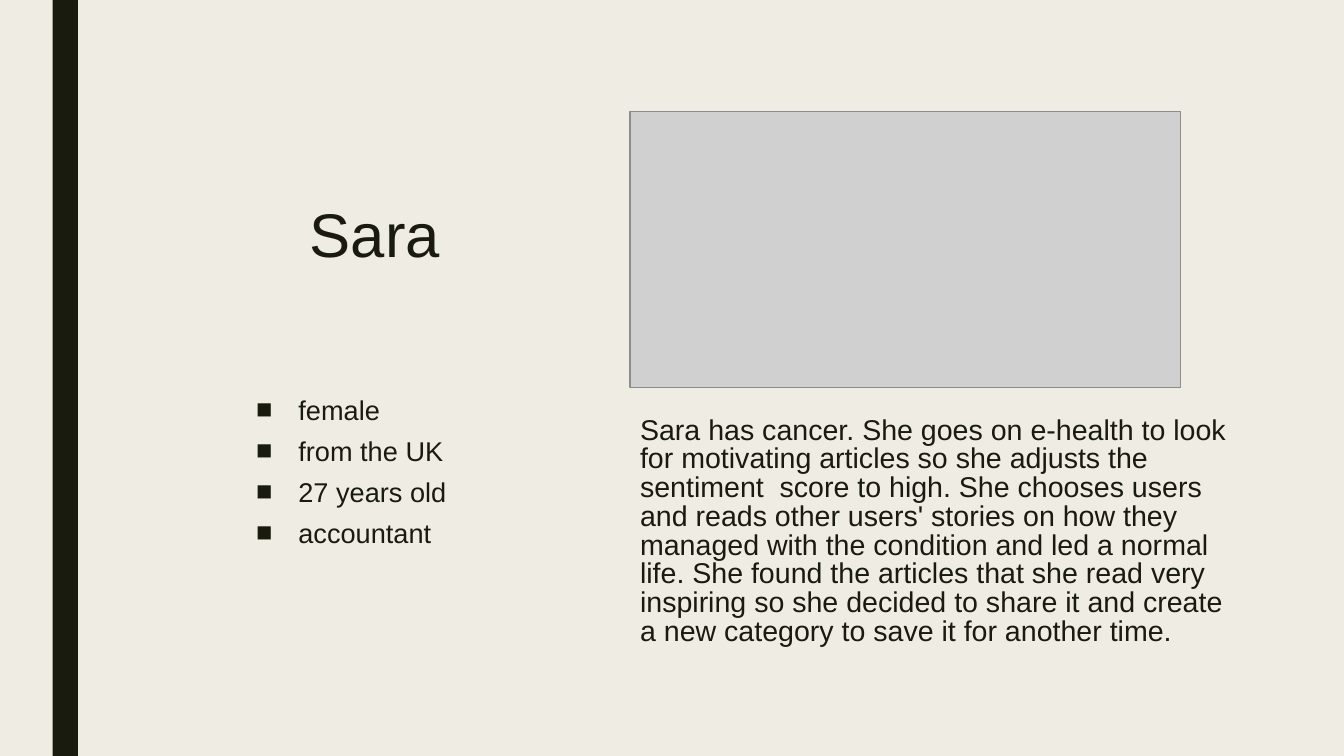
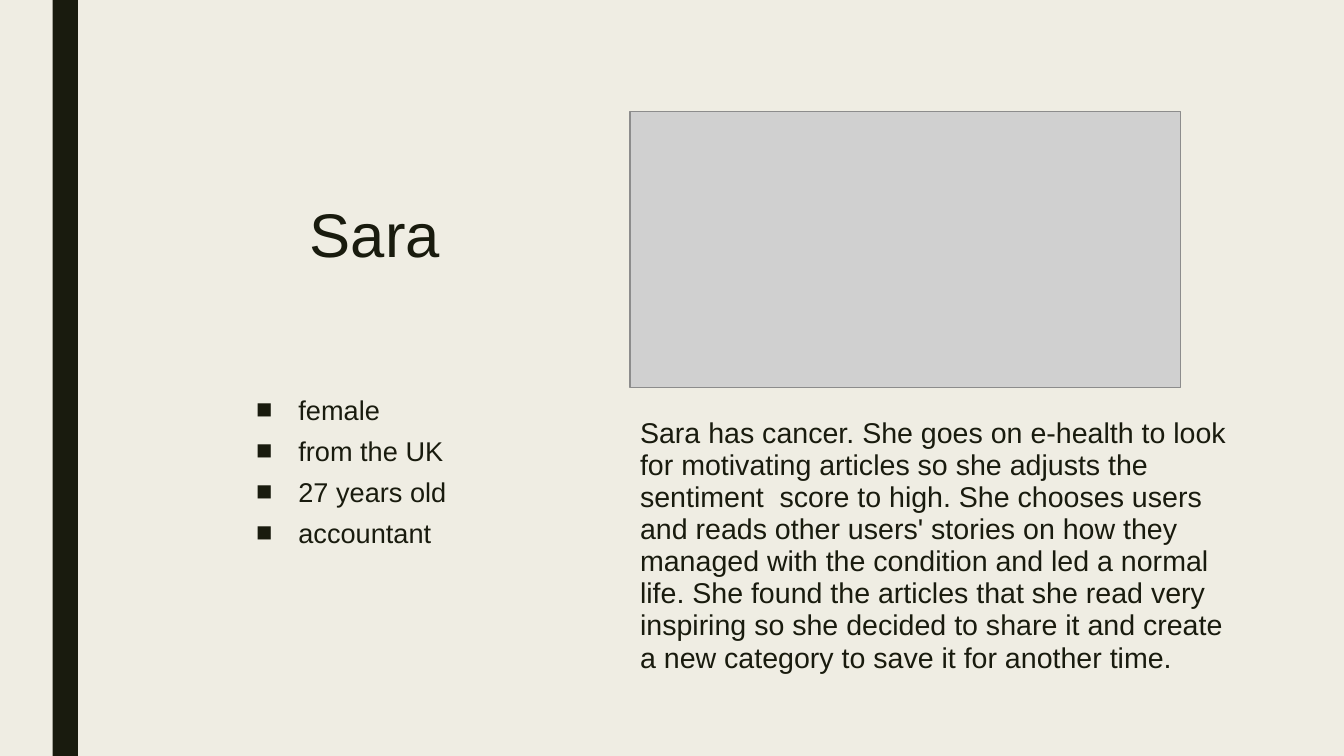
Before and after one commit to violet-g/e-health, a slide deck: slide 5 of General/e-health.pptx. Drawn at 1344x756 pixels with LibreOffice and Linux fonts; fonts in the diff are those of the drawing; grey boxes stand for pictures. Boxes give left, top, right and bottom in pixels: in the first picture for what was removed or moved away, otherwise in the second. Text is boxed around its words. In the diff, an @@ line names an element or a change of style, - is before the commit and + after.

Commit message:
Change in SA.

```diff
--- a/General/e-health.pptx
+++ b/General/e-health.pptx
@@ text "Sara has cancer. She goes ..." at (640,422,1225,673): line spacing 0.84 to 0.94 @@
```
Also in this commit, not shown: 2 other slides changed, 1 slide added, 1 slide removed.
